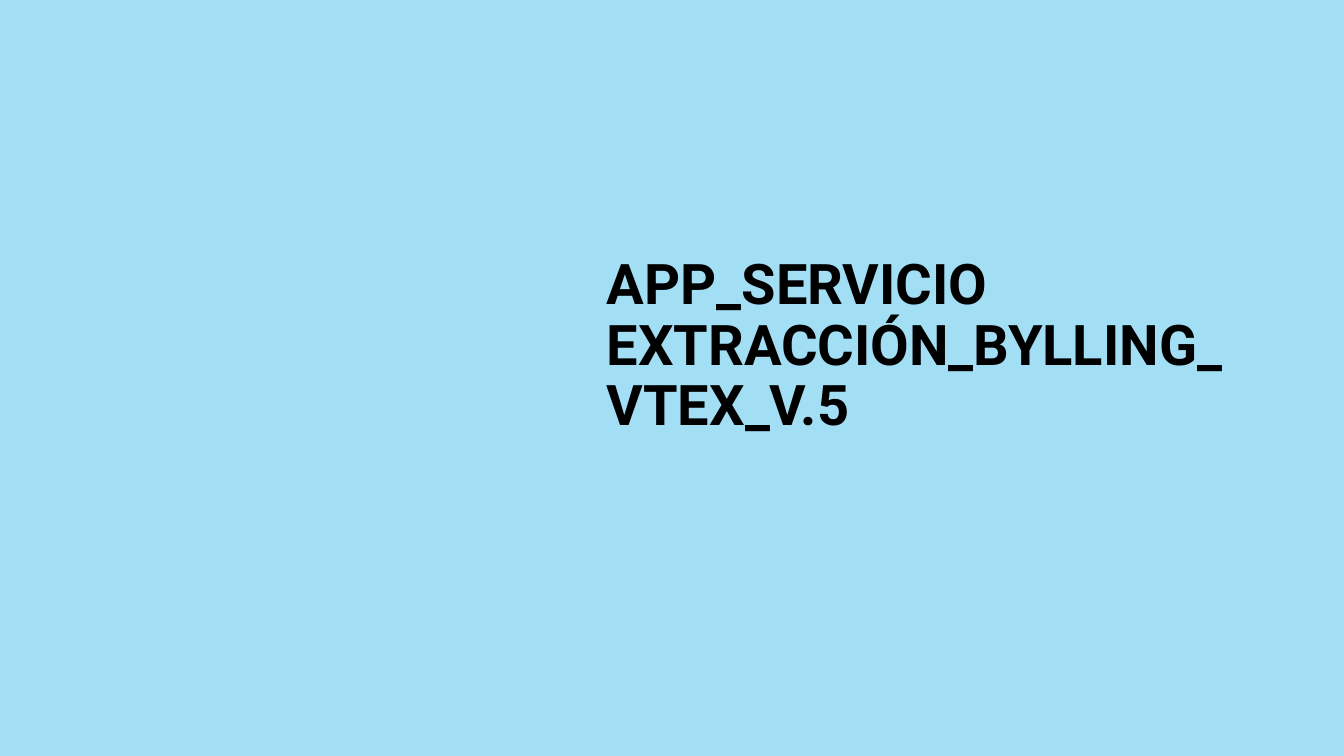
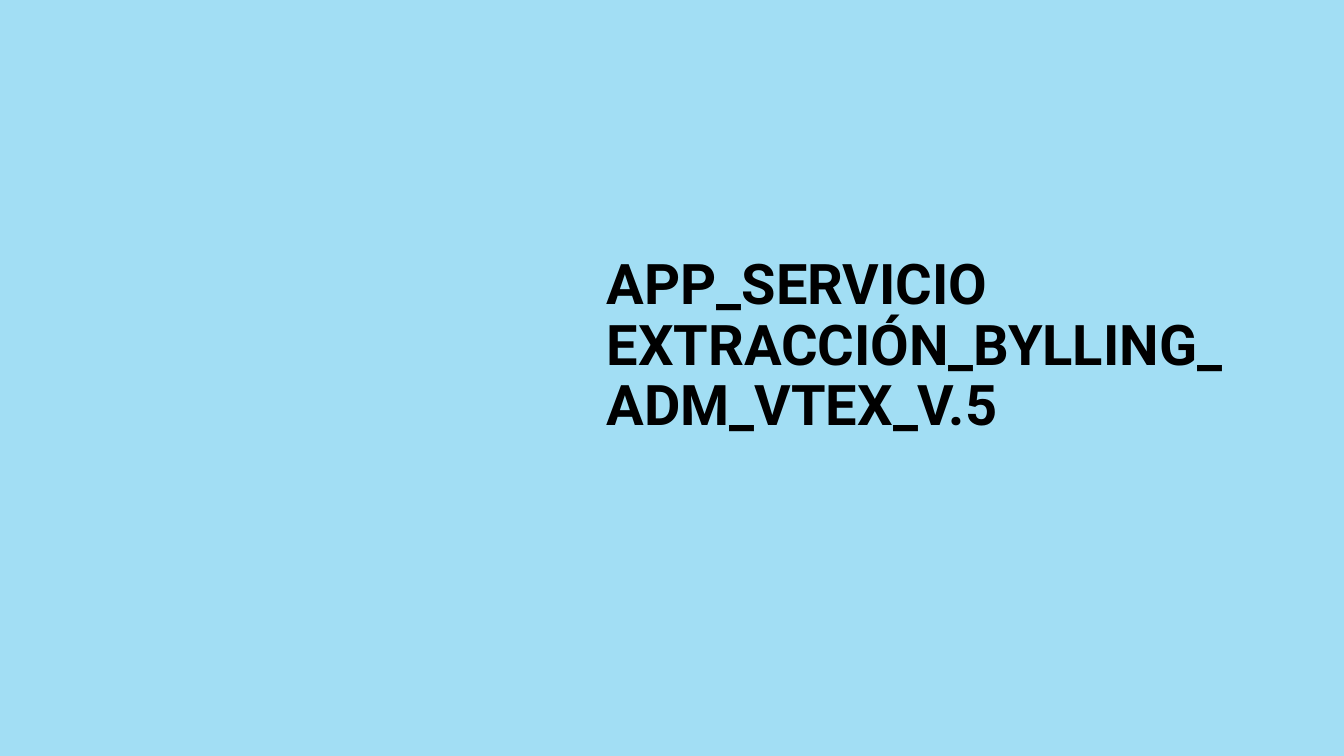
Before and after one commit to necroweb/APP_SERVICIO_EXTRACCION_BYLLING_VTEX_V5.0, a slide deck: slide 1 of Extractor_bylling_vtex.pptm. Drawn at 1344x756 pixels with LibreOffice and Linux fonts; fonts in the diff are those of the drawing; background and template pictures are left out. Boxes give left, top, right and bottom in pixels: in the first picture for what was removed or moved away, otherwise in the second. Text is boxed around its words. In the diff, an @@ line names an element or a change of style, - is before the commit and + after.

```diff
--- a/Extractor_bylling_vtex.pptm
+++ b/Extractor_bylling_vtex.pptm
@@ title at (x1=607, y1=263, x2=1222, y2=432): text changed @@
-APP_SERVICIO EXTRACCIÓN_BYLLING_VTEX_V.5
+APP_SERVICIO EXTRACCIÓN_BYLLING_ADM_VTEX_V.5
```
Also in this commit, not shown: 4 other slides changed, 1 slide added, 2 slides removed, 10 other files.
